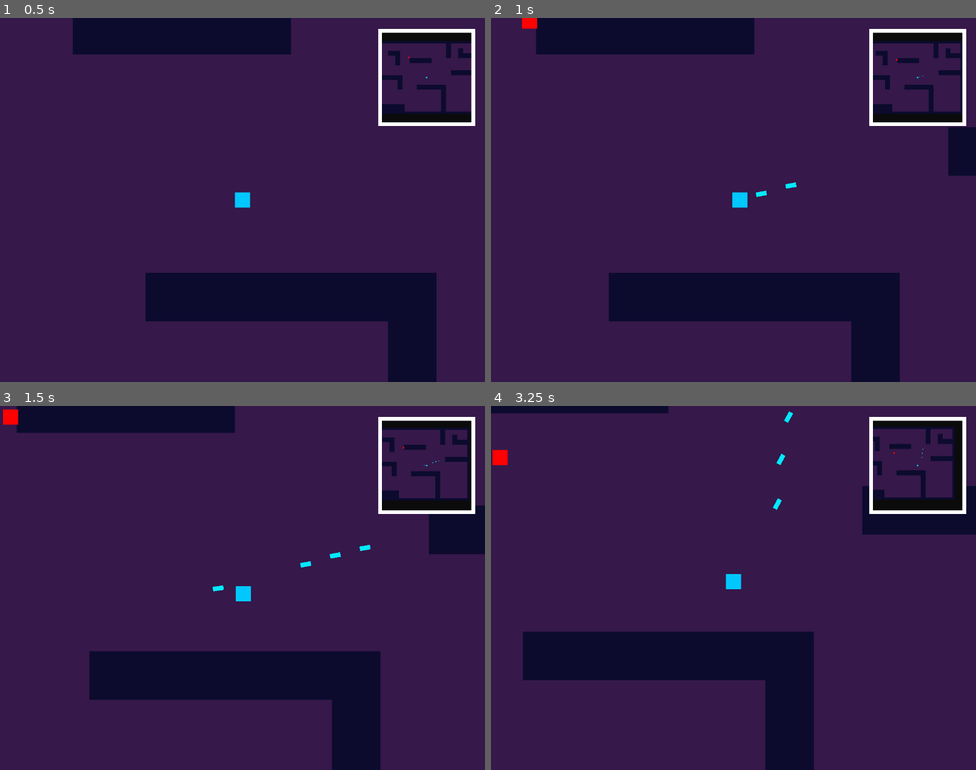
Above: before the commit, frames 1-4 (two rows, left to right).
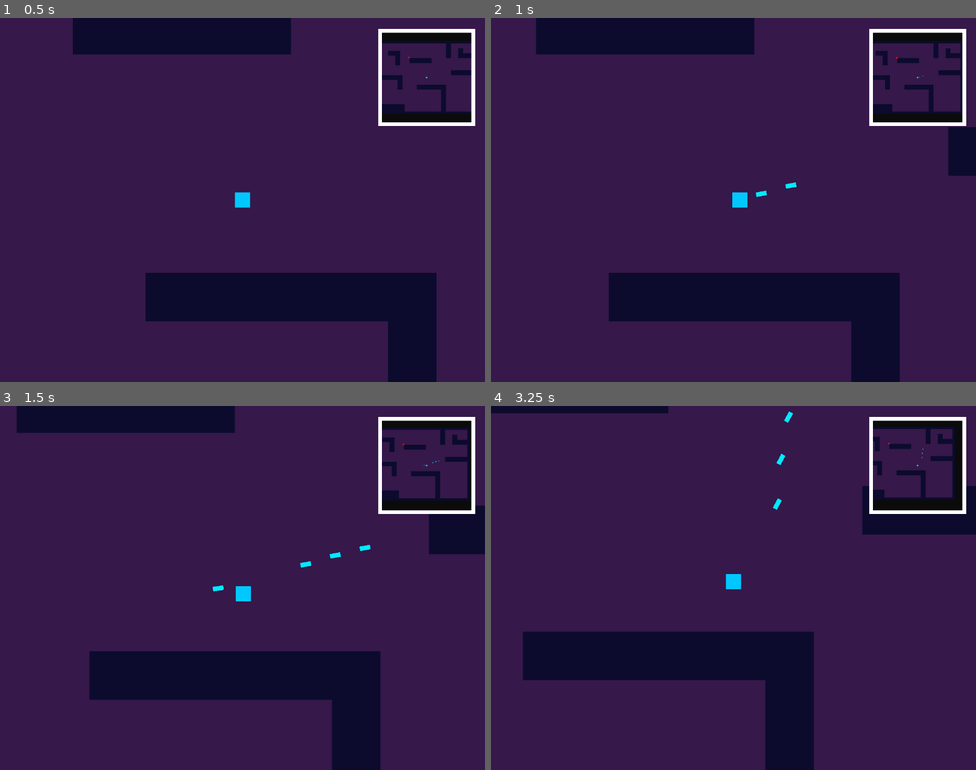
Above: after the commit, the same moments.

Repository: Chebrbober/Geometric-Bullet
Game: Godot game, scene res://stages/game/arena.tscn
The game is run twice, just before and just after one commit, with the same random seed, the same clock (stepped at 60 frames per second) and the same inputs.
Inputs (mouse positions are in pixels of both pictures, inside the frame that each line leads up to):
- Up to frame 1 (0.5 s): no input
- Up to frame 2 (1 s): tap Enter at 0.5 s; move the mouse to (840, 181) at 0.52 s; press the mouse at (840, 181) at 0.53 s; hold Right (move_right) from 0.53 s (still down)
- Up to frame 3 (1.5 s): move the mouse to (145, 606) at 1.27 s; release Right (move_right) at 1.28 s; release the mouse at (145, 606) at 1.28 s; hold S (move_down) from 1.28 s (still down); click (145, 606) at 1.35 s
- Up to frame 4 (3.25 s): move the mouse to (782, 507) at 2.02 s; release S (move_down) at 2.03 s; press the mouse at (782, 507) at 2.03 s; hold Right (move_right) 2.03-2.78 s; move the mouse to (709, 660) at 2.77 s; release the mouse at (709, 660) at 2.78 s; hold W (move_up) from 2.78 s (still down); click (709, 660) at 2.85 s

Frame 1 is identical in both runs. In frame 2, 0.1% of the frame differs, in the area x 6-84%, y 0-12%; in frame 3, 0.1%; in frame 4, 0.1%, in the area x 0-84%, y 10-17%.

Commit message:
Fix collision issues

Diff:
--- a/entities/enemies/cube_enemy/cube_enemy.gd
+++ b/entities/enemies/cube_enemy/cube_enemy.gd
@@ -2,7 +2,8 @@
 extends Entity
 
 func _physics_process(delta: float) -> void:
-	if NodeSpawner.player != null:
-		velocity = global_position.direction_to(NodeSpawner.player.global_position)
-	global_position += velocity * speed * delta
-	move_and_slide()
+    if NodeSpawner.player != null:
+        var direction = global_position.direction_to(NodeSpawner.player.global_position)
+        velocity = direction * speed
+
+    move_and_collide(velocity * delta)
--- a/entities/enemies/cube_enemy/cube_enemy.tscn
+++ b/entities/enemies/cube_enemy/cube_enemy.tscn
@@ -6,8 +6,8 @@
 size = Vector2(16, 16)
 
 [node name="CubeEnemy" type="CharacterBody2D" unique_id=1154238197 groups=["enemies"]]
-collision_layer = 4
-collision_mask = 11
+collision_layer = 2
+collision_mask = 15
 script = ExtResource("1_0i51t")
 speed = 75.0
 hp = 10
--- a/entities/player/bullet/bullet.tscn
+++ b/entities/player/bullet/bullet.tscn
@@ -18,7 +18,7 @@
 
 [node name="Area2D" type="Area2D" parent="." unique_id=622790512]
 collision_layer = 8
-collision_mask = 6
+collision_mask = 14
 
 [node name="CollisionShape2D" type="CollisionShape2D" parent="Area2D" unique_id=1648309285]
 position = Vector2(0, 3.4769374e-07)
--- a/entities/player/player.tscn
+++ b/entities/player/player.tscn
@@ -8,7 +8,7 @@
 
 [node name="Player" type="CharacterBody2D" unique_id=1593354995]
 top_level = true
-collision_mask = 6
+collision_mask = 3
 script = ExtResource("1_symyc")
 bullet = ExtResource("2_abrql")
 
--- a/stages/game/arena.tscn
+++ b/stages/game/arena.tscn
@@ -34,8 +34,8 @@
 
 [sub_resource type="TileSet" id="TileSet_6gq3l"]
 tile_size = Vector2i(32, 32)
-physics_layer_0/collision_layer = 2
-physics_layer_0/collision_mask = 5
+physics_layer_0/collision_layer = 4
+physics_layer_0/collision_mask = 15
 terrain_set_0/mode = 0
 terrain_set_0/terrain_0/name = "Terrain 0"
 terrain_set_0/terrain_0/color = Color(0.5, 0.34375, 0.25, 1)
